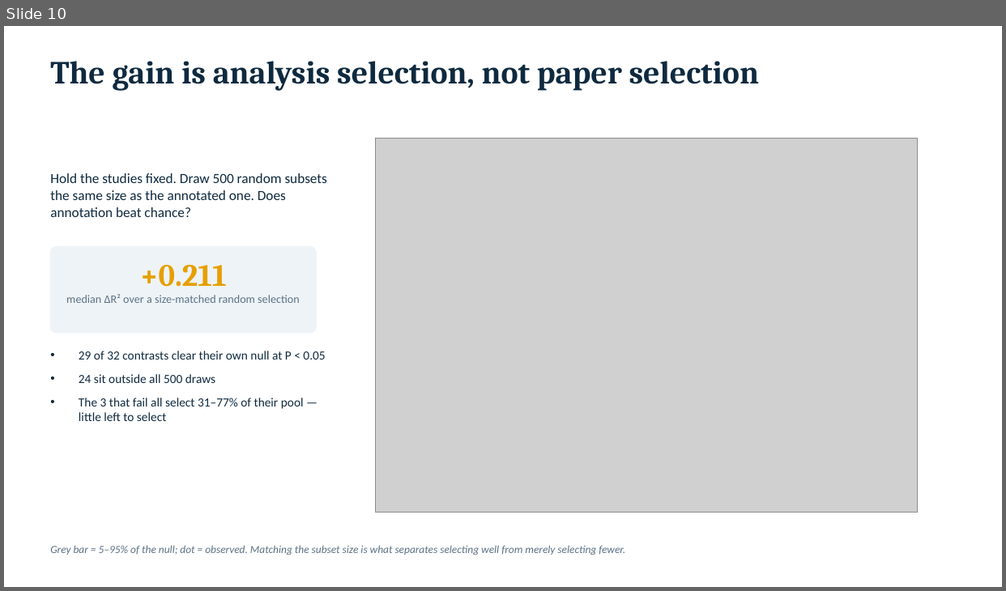
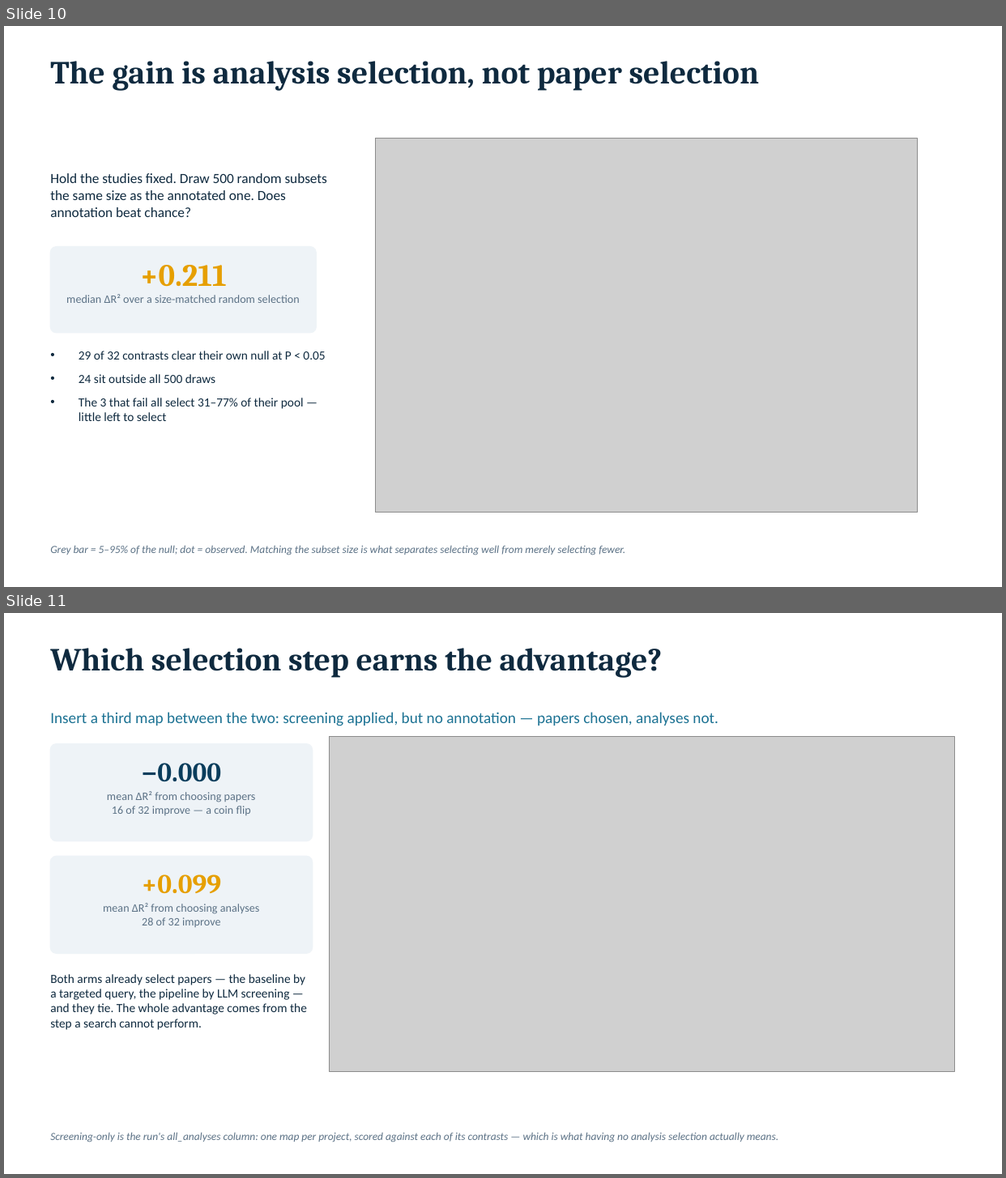
Before and after one commit to neurostuff/autonima-results, a slide deck: autonima_results_deck.pptx. Shown one above the other, each under a label of ours: slide 10 before the commit, slides 10 and 11 after it. The pictures are 1006x591 and 1006x1178 pixels, drawn with LibreOffice and Linux fonts; fonts in the diff are those of the drawing; grey boxes stand for pictures. Boxes give left, top, right and bottom in pixels: in the first picture for what was removed or moved away, otherwise in the second. Text is boxed around its words. In the diff, an @@ line names an element or a change of style, - is before the commit and + after.

```diff
--- a/autonima_results_deck.pptx
+++ b/autonima_results_deck.pptx
@@ slide 11 added at [4, 613, 1002, 1174], background #FFFFFF @@
@@ text added at [50, 648, 663, 678], 31 pt, text #0F2A3F, bold @@
+Which selection step earns the advantage?
@@ text added at [50, 712, 718, 726], 15 pt, text #1C7293 @@
+Insert a third map between the two: screening applied, but no annotation — papers chosen, analyses not.
@@ rounded rectangle added at [50, 744, 313, 841], fill #EEF3F7, outline #EEF3F7 1 pt @@
@@ picture added at [330, 736, 955, 1072] @@
@@ text added at [142, 763, 222, 782], 26 pt, text #0A3D5C, bold @@
+−0.000
@@ text added at [107, 791, 256, 815], 11 pt, text #5C7286 @@
+mean ΔR² from choosing papers
+16 of 32 improve — a coin flip
@@ rounded rectangle added at [50, 856, 313, 954], fill #EEF3F7, outline #EEF3F7 1 pt @@
@@ text added at [142, 875, 222, 894], 26 pt, text #E69F00, bold @@
++0.099
@@ text added at [103, 903, 260, 927], 11 pt, text #5C7286 @@
+mean ΔR² from choosing analyses
+28 of 32 improve
@@ text added at [50, 974, 307, 1030], 12 pt, text #0F2A3F @@
+Both arms already select papers — the baseline by a targeted query, the pipeline by LLM screening — and they tie. The whole advantage comes from the step a search cannot perform.
@@ text added at [50, 1132, 778, 1143], 10.5 pt, text #5C7286, italic @@
+Screening-only is the run's all_analyses column: one map per project, scored against each of its contrasts — which is what having no analysis selection actually means.
```
Also in this commit, not shown: 1 slide changed, 17 other files.
